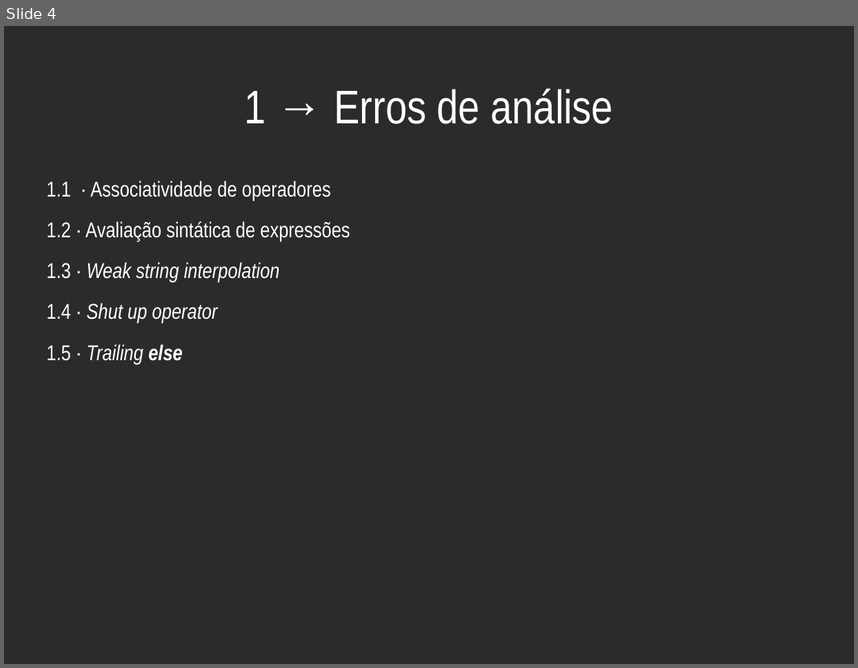
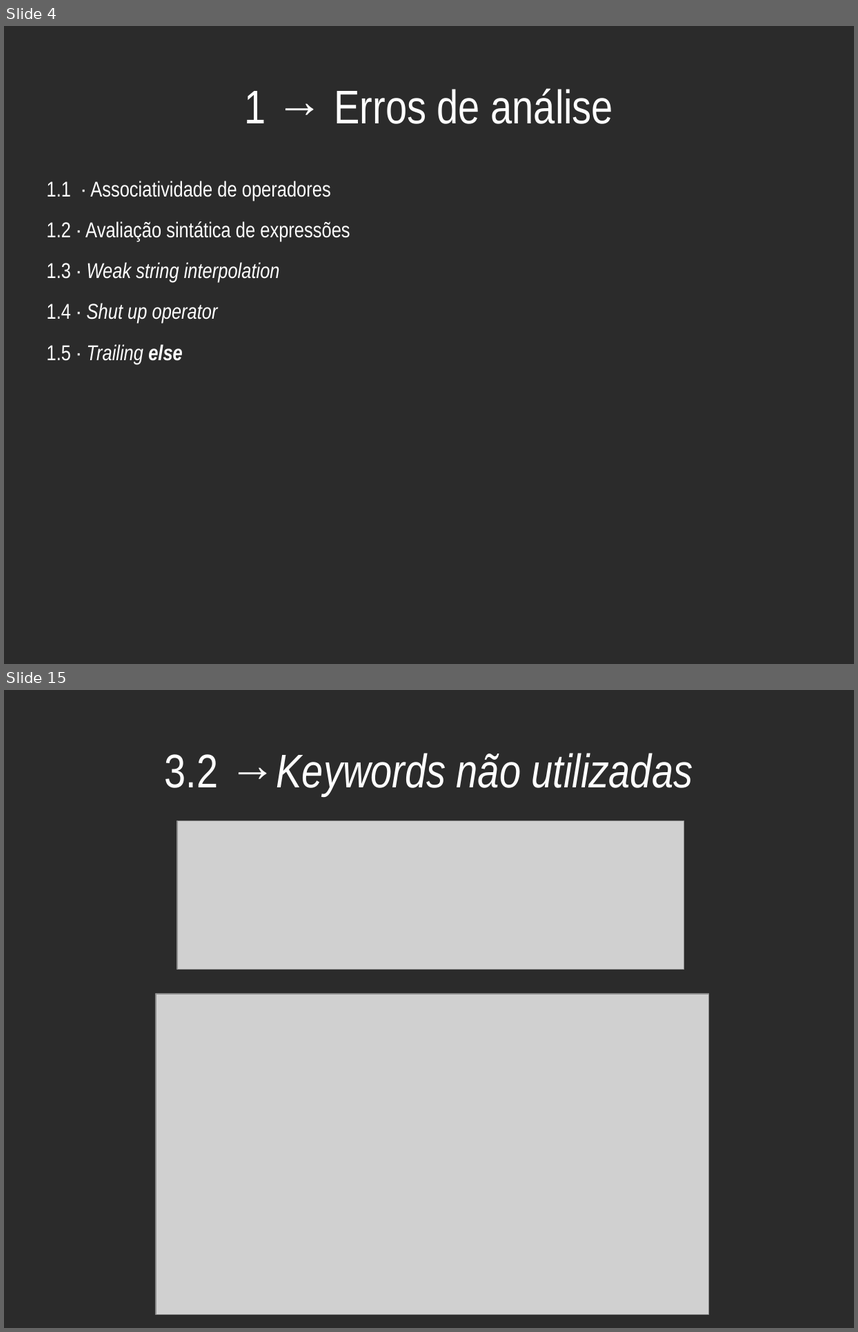
Before and after one commit to haskellcamargo/talks, a slide deck: Bizarrices Just in Time - Como não projetar uma linguagem de programação/Bizarrices Just in Time - Como não projetar uma linguagem de programação.odp. Shown one above the other, each under a label of ours: slide 4 before the commit, slides 4 and 15 after it; the slides between them are not shown. The pictures are 858x668 and 858x1332 pixels, drawn with LibreOffice and Linux fonts; fonts in the diff are those of the drawing; grey boxes stand for pictures; background and template pictures are left out; a plain dark background stands for a picture behind light text. Boxes give left, top, right and bottom in pixels: in the first picture for what was removed or moved away, otherwise in the second. Text is boxed around its words. In the diff, an @@ line names an element or a change of style, - is before the commit and + after.

```diff
--- a/Bizarrices Just in Time - Como não projetar uma linguagem de programação/Bizarrices Just in Time - Como não projetar uma linguagem de programação.odp
+++ b/Bizarrices Just in Time - Como não projetar uma linguagem de programação/Bizarrices Just in Time - Como não projetar uma linguagem de programação.odp
@@ slide 15 added at box(4, 690, 854, 1328), background picture (left out) @@
@@ title added at box(165, 753, 693, 796), 44 pt, text #FFFFFF, italic @@
+3.2 →Keywords não utilizadas
@@ picture added at box(178, 821, 684, 970) @@
@@ picture added at box(156, 994, 709, 1315) @@
```
Also in this commit, not shown: 5 slides changed, 20 other slides added, 3 other files.
